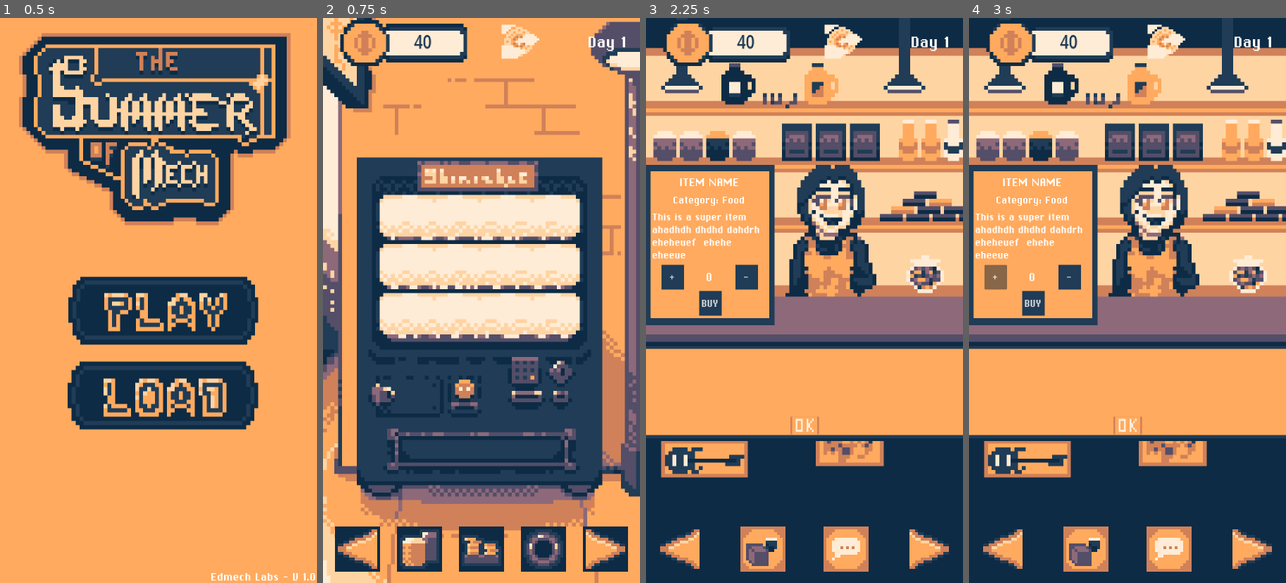
Above: before the commit, frames 1-4 (left to right).
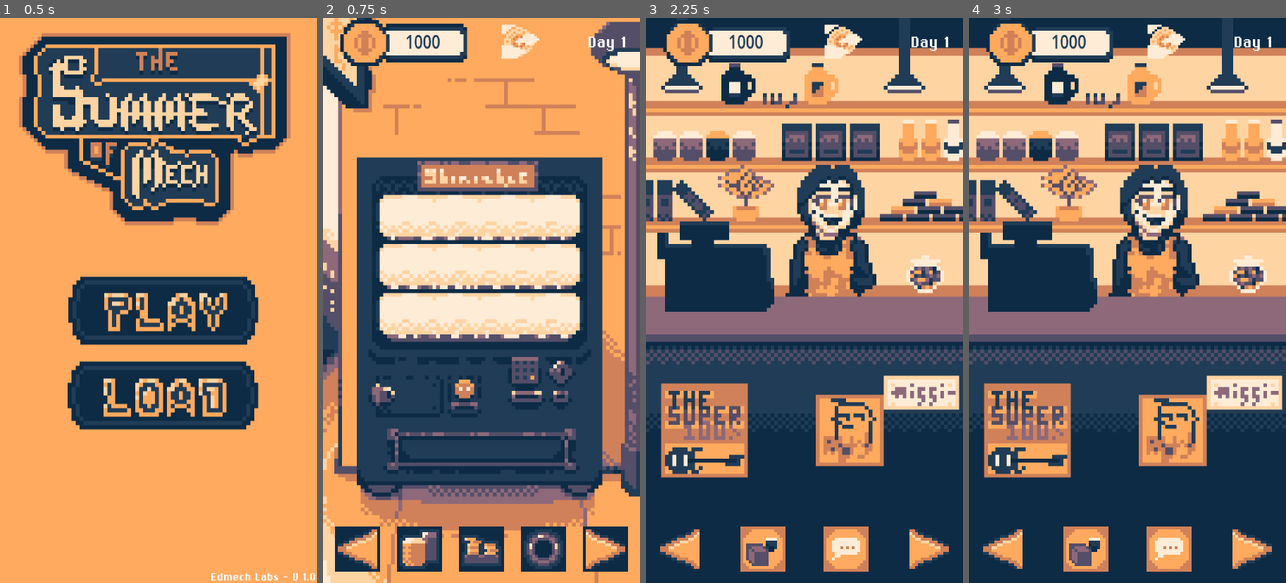
Above: after the commit, the same moments.

Repository: EtMechanicum/TheDayOfMech
Game: Godot game, scene res://scenes/world.tscn
Two runs of this game, one before a commit and one after it. Both use one fixed random seed, a clock stepped at 60 frames per second and the inputs below.
Inputs (mouse positions are in pixels of both pictures, inside the frame that each line leads up to):
- Up to frame 1 (0.5 s): no input
- Up to frame 2 (0.75 s): click (484, 311) at 0.5 s
- Up to frame 3 (2.25 s): click (807, 311) at 1.25 s; click (680, 549) at 2 s
- Up to frame 4 (3 s): click (994, 277) at 2.75 s, where only the run before the commit has a clickable "+"

Frame 1 is identical in both runs. In frame 2, 0.1% of the frame differs, in the area x 26-37%, y 3-6%; in frame 3, 25%; in frame 4, 25%, in the area x 0-100%, y 3-75%.

Commit message:
improved store UI and implemented new buying system

Diff:
--- a/scenes/game_manager.gd
+++ b/scenes/game_manager.gd
@@ -3,7 +3,7 @@
 var world_reference: Node
 
 ### PLAYER STUFF ###
-var player_money: float = 40:
+var player_money: float = 1000:
 	set(value):
 		player_money = value
 		_money_changed.emit(player_money)
--- a/scenes/machine_options.gd
+++ b/scenes/machine_options.gd
@@ -14,7 +14,7 @@
 	GameManager.inventory_restock()
 
 func _on_item_purchased(item_purchased: ItemResource):
-	for slot in $TextureRect/GridContainer.get_children():
+	for slot in $TextureRect/RestockContainer/GridContainer.get_children():
 		if(slot.texture == item_purchased.sprite):
 			#For now it simply removes the texture
 			slot.texture = null
--- a/scenes/store.gd
+++ b/scenes/store.gd
@@ -49,14 +49,16 @@
 		slot.add_theme_stylebox_override("normal", empty_style)
 		#slot.add_theme_stylebox_override("hover", empty_style)
 		slot.add_theme_stylebox_override("pressed", empty_style)
-		slot.text = "%s - %d coins"%[item.name, item.shop_price]
-		slot.add_theme_font_override("font", item_text_font)
-		slot.add_theme_font_size_override("font_size", 24)
+		#slot.text = "%s - %d coins"%[item.name, item.shop_price]
+		#slot.add_theme_font_override("font", item_text_font)
+		#slot.add_theme_font_size_override("font_size", 24)
 		slot.icon_alignment = HORIZONTAL_ALIGNMENT_CENTER
 		slot.vertical_icon_alignment = VERTICAL_ALIGNMENT_TOP
 		$"TextureRect/ShopMenu/MenuTexture/MarginContainer/GridContainer/HBoxContainer".add_child(slot)
 		slot.pressed.connect(_on_product_selected.bind(item))
 	$"TextureRect/ShopMenu".show()
+	for button in $"TextureRect/Buttons/HBoxContainer".get_children():
+		button.disabled = true
 
 #Questo metodo va cambiato: quando selezione un prodotto, si apre la finestra con
 #la descrizione, che poi ti porta a comprare con una conferma
@@ -77,6 +79,7 @@
 	item_price_label.text = str(item.shop_price) + " coins"
 	item_desc_label.text = item.description
 	$"TextureRect/ShopMenu/ItemDescription".show()
+	current_product = item
 
 func _on_game_manager_modify_prices():
 	print("on modify prices new day")
@@ -121,3 +124,47 @@
 func _on_ok_button_pressed() -> void:
 	$"TextureRect/ShopMenu".hide()
 	$"TextureRect/ShopMenu/ItemDescription".hide()
+	for button in $"TextureRect/Buttons/HBoxContainer".get_children():
+		button.disabled = false
+
+## Sale management ##
+var current_product : Resource
+var current_product_quantity = 0
+
+
+func _on_sub_1_pressed() -> void:
+	if current_product_quantity > 0:
+		current_product_quantity -= 1
+		$"TextureRect/ShopMenu/ItemDescription/Panel/MarginContainer/Panel/MarginContainer/HBoxContainer/Quantity".text = str(current_product_quantity)
+		$"TextureRect/ShopMenu/ItemDescription/Panel/MarginContainer/Panel/TotalCost".text = str(current_product_quantity * current_product.shop_price)
+	else:
+		var purchase_button = $"TextureRect/ShopMenu/ItemDescription/Panel/MarginContainer/Panel/HBoxContainer/Purchase"
+		if current_product_quantity * current_product.shop_price > GameManager.player_money && purchase_button.disabled == true:
+			purchase_button.disabled = false
+		return
+
+
+func _on_add_1_pressed() -> void:
+	current_product_quantity += 1
+	$"TextureRect/ShopMenu/ItemDescription/Panel/MarginContainer/Panel/MarginContainer/HBoxContainer/Quantity".text = str(current_product_quantity)
+	if current_product_quantity * current_product.shop_price > GameManager.player_money:
+		$"TextureRect/ShopMenu/ItemDescription/Panel/MarginContainer/Panel/HBoxContainer/Purchase".add_theme_color_override("font_color", Color.RED)
+		$"TextureRect/ShopMenu/ItemDescription/Panel/MarginContainer/Panel/HBoxContainer/Purchase".disabled = true
+	$"TextureRect/ShopMenu/ItemDescription/Panel/MarginContainer/Panel/TotalCost".text = str(current_product_quantity * current_product.shop_price)
+	return
+
+
+func _on_cancel_pressed() -> void:
+	current_product_quantity = null
+	current_product_quantity = 0
+	$"TextureRect/ShopMenu/ItemDescription/Panel/MarginContainer/Panel/MarginContainer/HBoxContainer/Quantity".text = str(current_product_quantity)
+	$"TextureRect/ShopMenu/ItemDescription".hide()
+
+
+func _on_purchase_pressed() -> void:
+	GameManager.player_money -= current_product_quantity * current_product.shop_price
+	GameManager.player_inventory[current_product] += current_product_quantity
+	current_product = null
+	current_product_quantity = 0
+	$"TextureRect/ShopMenu/ItemDescription".hide()
+	return
--- a/scenes/world.tscn
+++ b/scenes/world.tscn
@@ -664,10 +664,13 @@
 [sub_resource type="StyleBoxFlat" id="StyleBoxFlat_0nbtd"]
 bg_color = Color(1, 0.6666667, 0.36862746, 1)
 
+[sub_resource type="StyleBoxFlat" id="StyleBoxFlat_navra"]
+bg_color = Color(0.1254902, 0.23529412, 0.3372549, 1)
+
 [sub_resource type="StyleBoxFlat" id="StyleBoxFlat_37qwj"]
 bg_color = Color(0.1254902, 0.23529412, 0.3372549, 1)
 
-[sub_resource type="StyleBoxFlat" id="StyleBoxFlat_navra"]
+[sub_resource type="StyleBoxFlat" id="StyleBoxFlat_fh13f"]
 bg_color = Color(0.1254902, 0.23529412, 0.3372549, 1)
 
 [sub_resource type="StyleBoxFlat" id="StyleBoxFlat_luhhm"]
@@ -998,6 +1001,7 @@
 texture = ExtResource("4_e3hyu")
 
 [node name="ShopMenu" type="Control" parent="Store/TextureRect" unique_id=424097577]
+visible = false
 layout_mode = 1
 anchors_preset = 14
 anchor_top = 0.5
@@ -1065,10 +1069,12 @@
 theme_override_constants/separation = 4
 
 [node name="ItemDescription" type="MarginContainer" parent="Store/TextureRect/ShopMenu" unique_id=1301034010]
+visible = false
 layout_mode = 0
-offset_top = -464.49207
-offset_right = 365.0
-offset_bottom = -45.98932
+offset_left = 2.0
+offset_top = -595.1017
+offset_right = 367.0
+offset_bottom = -80.02136
 
 [node name="Panel" type="Panel" parent="Store/TextureRect/ShopMenu/ItemDescription" unique_id=1803616179]
 layout_mode = 2
@@ -1079,7 +1085,7 @@
 offset_left = 13.0
 offset_top = 17.475964
 offset_right = 350.0
-offset_bottom = 401.0268
+offset_bottom = 493.00546
 
 [node name="Panel" type="Panel" parent="Store/TextureRect/ShopMenu/ItemDescription/Panel/MarginContainer" unique_id=650710364]
 layout_mode = 2
@@ -1123,22 +1129,22 @@
 [node name="MarginContainer" type="MarginContainer" parent="Store/TextureRect/ShopMenu/ItemDescription/Panel/MarginContainer/Panel" unique_id=689486186]
 layout_mode = 0
 offset_left = 8.0
-offset_top = 243.74333
+offset_top = 256.62033
 offset_right = 329.0
-offset_bottom = 307.74335
+offset_bottom = 320.62036
 
 [node name="HBoxContainer" type="HBoxContainer" parent="Store/TextureRect/ShopMenu/ItemDescription/Panel/MarginContainer/Panel/MarginContainer" unique_id=1563285639]
 layout_mode = 2
 theme_override_constants/separation = 64
 alignment = 1
 
-[node name="Add1" type="Button" parent="Store/TextureRect/ShopMenu/ItemDescription/Panel/MarginContainer/Panel/MarginContainer/HBoxContainer" unique_id=751529017]
+[node name="Sub1" type="Button" parent="Store/TextureRect/ShopMenu/ItemDescription/Panel/MarginContainer/Panel/MarginContainer/HBoxContainer" unique_id=695463336]
 custom_minimum_size = Vector2(64, 0)
 layout_mode = 2
 theme_override_fonts/font = ExtResource("10_dss4m")
 theme_override_font_sizes/font_size = 36
-theme_override_styles/normal = SubResource("StyleBoxFlat_37qwj")
-text = "+"
+theme_override_styles/normal = SubResource("StyleBoxFlat_navra")
+text = "-"
 
 [node name="Quantity" type="Label" parent="Store/TextureRect/ShopMenu/ItemDescription/Panel/MarginContainer/Panel/MarginContainer/HBoxContainer" unique_id=1369197630]
 layout_mode = 2
@@ -1148,21 +1154,43 @@
 horizontal_alignment = 1
 vertical_alignment = 1
 
-[node name="Sub1" type="Button" parent="Store/TextureRect/ShopMenu/ItemDescription/Panel/MarginContainer/Panel/MarginContainer/HBoxContainer" unique_id=695463336]
+[node name="Add1" type="Button" parent="Store/TextureRect/ShopMenu/ItemDescription/Panel/MarginContainer/Panel/MarginContainer/HBoxContainer" unique_id=751529017]
 custom_minimum_size = Vector2(64, 0)
 layout_mode = 2
 theme_override_fonts/font = ExtResource("10_dss4m")
 theme_override_font_sizes/font_size = 36
-theme_override_styles/normal = SubResource("StyleBoxFlat_navra")
-text = "-"
-
-[node name="Button" type="Button" parent="Store/TextureRect/ShopMenu/ItemDescription/Panel/MarginContainer/Panel" unique_id=1631084199]
+theme_override_styles/normal = SubResource("StyleBoxFlat_37qwj")
+text = "+"
+
+[node name="TotalCost" type="Label" parent="Store/TextureRect/ShopMenu/ItemDescription/Panel/MarginContainer/Panel" unique_id=821112320]
+layout_mode = 0
+offset_left = 121.0
+offset_top = 348.59897
+offset_right = 213.0
+offset_bottom = 378.59897
+theme_override_fonts/font = ExtResource("10_dss4m")
+theme_override_font_sizes/font_size = 32
+text = "Cost: 0"
+
+[node name="HBoxContainer" type="HBoxContainer" parent="Store/TextureRect/ShopMenu/ItemDescription/Panel/MarginContainer/Panel" unique_id=1863894375]
+layout_mode = 0
+offset_left = 71.0
+offset_top = 401.94656
+offset_right = 265.0
+offset_bottom = 465.94656
+theme_override_constants/separation = 64
+
+[node name="Cancel" type="Button" parent="Store/TextureRect/ShopMenu/ItemDescription/Panel/MarginContainer/Panel/HBoxContainer" unique_id=1795640757]
 custom_minimum_size = Vector2(64, 64)
-layout_mode = 0
-offset_left = 138.0
-offset_top = 311.80753
-offset_right = 202.0
-offset_bottom = 375.80753
+layout_mode = 2
+theme_override_fonts/font = ExtResource("10_dss4m")
+theme_override_font_sizes/font_size = 32
+theme_override_styles/normal = SubResource("StyleBoxFlat_fh13f")
+text = "BACK"
+
+[node name="Purchase" type="Button" parent="Store/TextureRect/ShopMenu/ItemDescription/Panel/MarginContainer/Panel/HBoxContainer" unique_id=1631084199]
+custom_minimum_size = Vector2(64, 64)
+layout_mode = 2
 theme_override_fonts/font = ExtResource("10_dss4m")
 theme_override_font_sizes/font_size = 32
 theme_override_styles/normal = SubResource("StyleBoxFlat_luhhm")
@@ -1771,6 +1799,10 @@
 [connection signal="pressed" from="MachineOverview/TextureRect/MarginContainer/HBoxContainer/ToHome" to="." method="_on_to_home_pressed"]
 [connection signal="pressed" from="MachineOptions/MarginContainer/HBoxContainer/ToOverview" to="." method="_to_vending_mechine"]
 [connection signal="pressed" from="Store/TextureRect/ShopMenu/MenuTexture/OkButton" to="Store" method="_on_ok_button_pressed"]
+[connection signal="pressed" from="Store/TextureRect/ShopMenu/ItemDescription/Panel/MarginContainer/Panel/MarginContainer/HBoxContainer/Sub1" to="Store" method="_on_sub_1_pressed"]
+[connection signal="pressed" from="Store/TextureRect/ShopMenu/ItemDescription/Panel/MarginContainer/Panel/MarginContainer/HBoxContainer/Add1" to="Store" method="_on_add_1_pressed"]
+[connection signal="pressed" from="Store/TextureRect/ShopMenu/ItemDescription/Panel/MarginContainer/Panel/HBoxContainer/Cancel" to="Store" method="_on_cancel_pressed"]
+[connection signal="pressed" from="Store/TextureRect/ShopMenu/ItemDescription/Panel/MarginContainer/Panel/HBoxContainer/Purchase" to="Store" method="_on_purchase_pressed"]
 [connection signal="pressed" from="Store/TextureRect/Buttons/HBoxContainer/ToWastelands" to="." method="_on_to_wastelands_button"]
 [connection signal="pressed" from="Store/TextureRect/Buttons/HBoxContainer/Buy" to="Store" method="_on_buy_pressed"]
 [connection signal="pressed" from="Store/TextureRect/Buttons/HBoxContainer/Talk" to="Store" method="_on_talk_pressed"]
